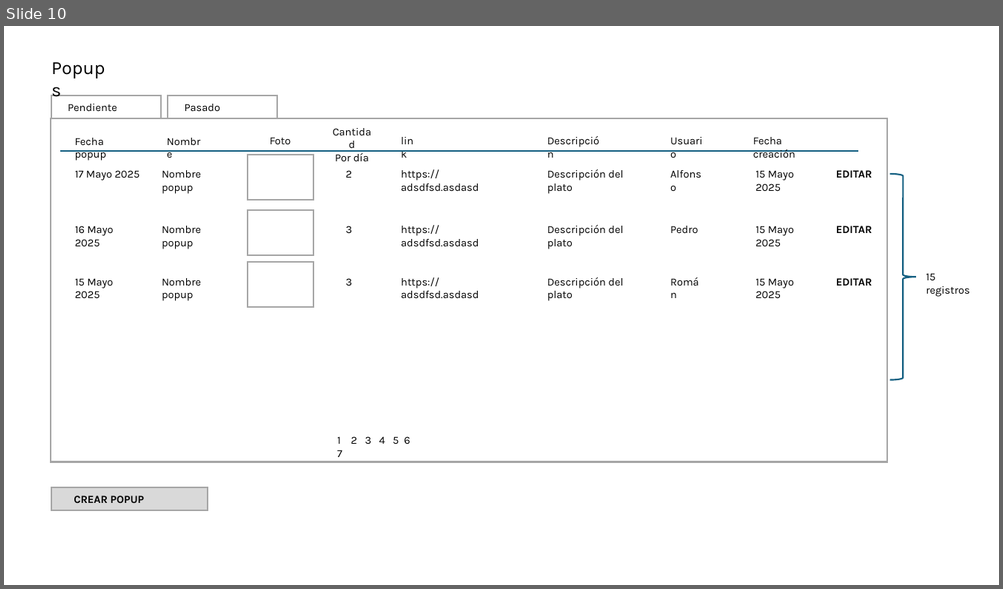
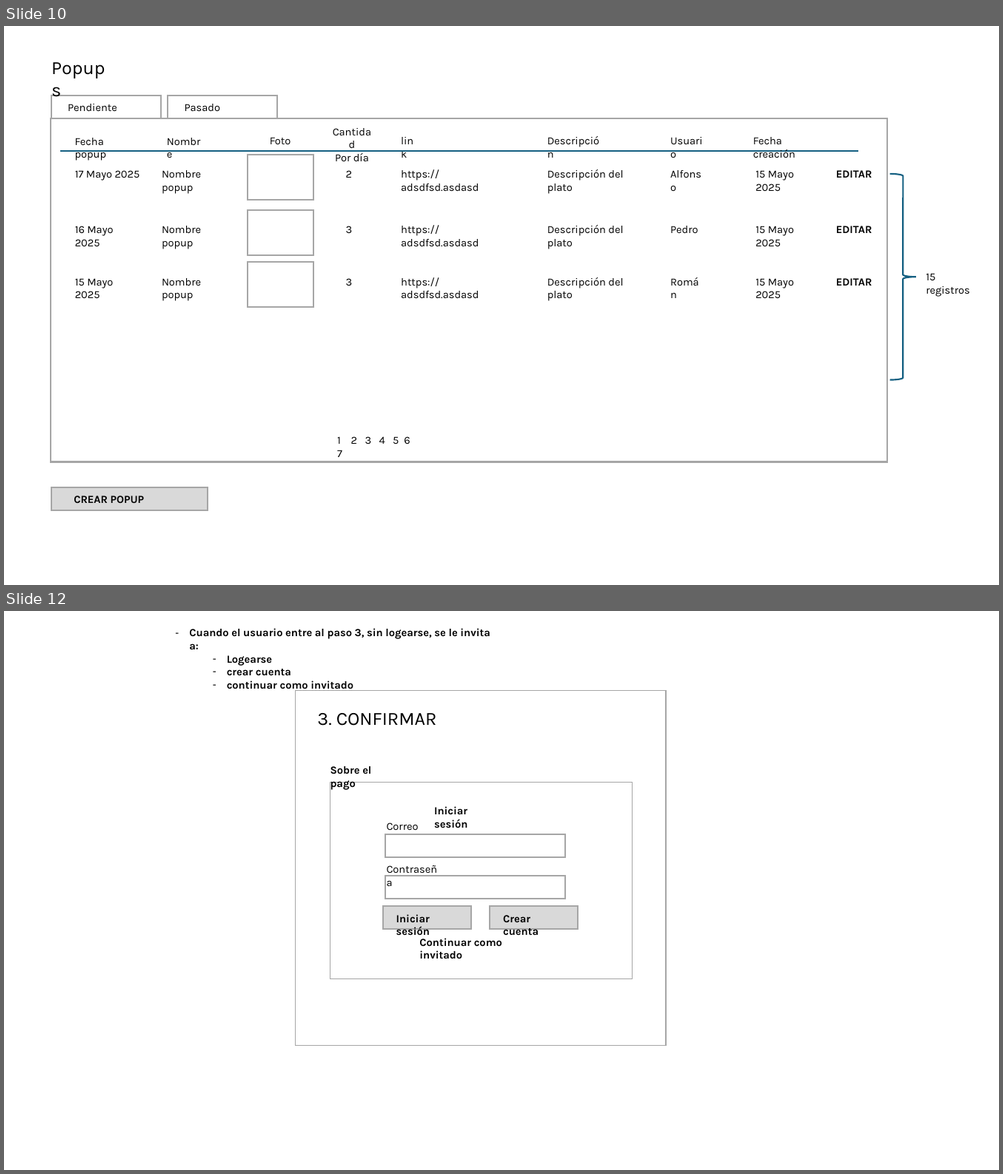
Before and after one commit to tinqsoftware/estacion90, a slide deck: estacion90.pptx. Shown one above the other, each under a label of ours: slide 10 before the commit, slides 10 and 12 after it; the slides between them are not shown. The pictures are 1003x589 and 1003x1174 pixels, drawn with LibreOffice and Linux fonts; fonts in the diff are those of the drawing. Boxes give left, top, right and bottom in pixels: in the first picture for what was removed or moved away, otherwise in the second. Text is boxed around its words. In the diff, an @@ line names an element or a change of style, - is before the commit and + after.

```diff
--- a/estacion90.pptx
+++ b/estacion90.pptx
@@ slide 12 added at (x1=4, y1=611, x2=999, y2=1170), background #FFFFFF @@
@@ text added at (x1=189, y1=628, x2=490, y2=692), 10.5 pt, text #000000, bold @@
+– Cuando el usuario entre al paso 3, sin logearse, se le invita a:
+  – Logearse
+  – crear cuenta
+  – continuar como invitado
@@ rectangle added at (x1=295, y1=690, x2=666, y2=1045), fill #FFFFFF, outline #A6A6A6 0.75 pt @@
@@ text added at (x1=317, y1=713, x2=437, y2=726), 18 pt, text #000000 @@
+3. CONFIRMAR
@@ rectangle added at (x1=330, y1=782, x2=632, y2=980), fill #FFFFFF, outline #A6A6A6 0.75 pt @@
@@ text added at (x1=330, y1=766, x2=371, y2=790), 10.5 pt, text #000000, bold @@
+Sobre el pago
@@ text added at (x1=434, y1=806, x2=467, y2=829), 10.5 pt, text #000000, bold @@
+Iniciar sesión
@@ text added at (x1=387, y1=823, x2=418, y2=830), 10.5 pt, text #000000 @@
+Correo
@@ rectangle added at (x1=385, y1=834, x2=565, y2=857), fill #FFFFFF, outline #A6A6A6 1.5 pt @@
@@ text added at (x1=379, y1=860, x2=450, y2=880), 10.5 pt, text #000000 @@
+Contraseña
@@ rectangle added at (x1=385, y1=876, x2=565, y2=898), fill #FFFFFF, outline #A6A6A6 1.5 pt @@
@@ rectangle added at (x1=383, y1=906, x2=471, y2=929), fill #D9D9D9, outline #A6A6A6 1.5 pt @@
@@ text added at (x1=396, y1=914, x2=430, y2=935), 10.5 pt, text #000000, bold @@
+Iniciar sesión
@@ rectangle added at (x1=489, y1=906, x2=578, y2=929), fill #D9D9D9, outline #A6A6A6 1.5 pt @@
@@ text added at (x1=503, y1=915, x2=538, y2=935), 10.5 pt, text #000000, bold @@
+Crear cuenta
@@ text added at (x1=419, y1=938, x2=502, y2=959), 10.5 pt, text #000000, bold @@
+Continuar como invitado
```
Also in this commit, not shown: 6 other slides added, 22 other files.
